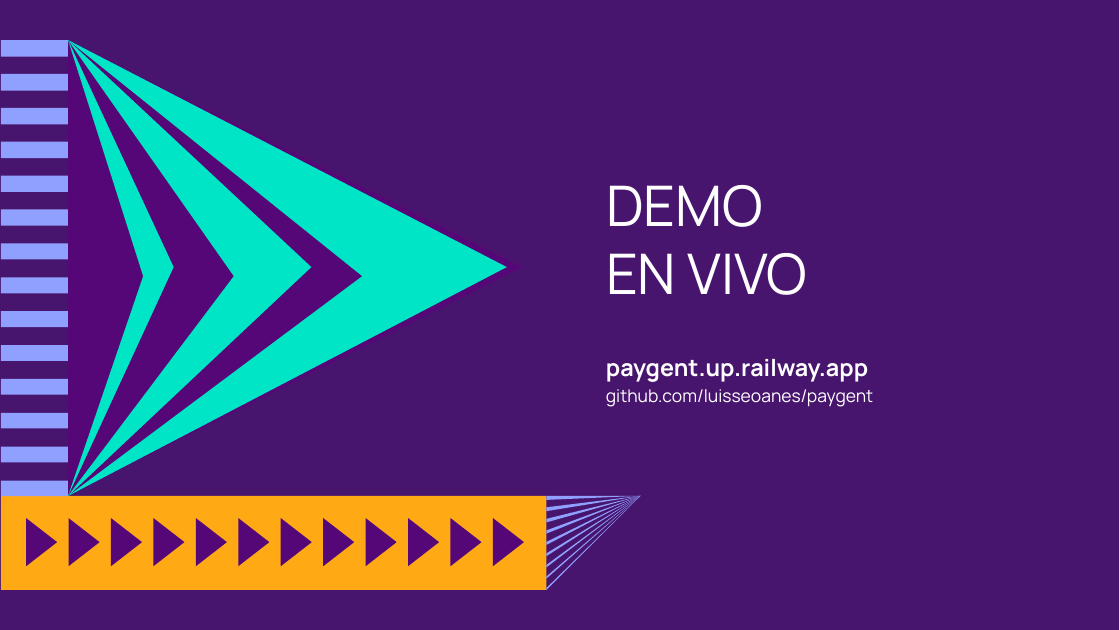
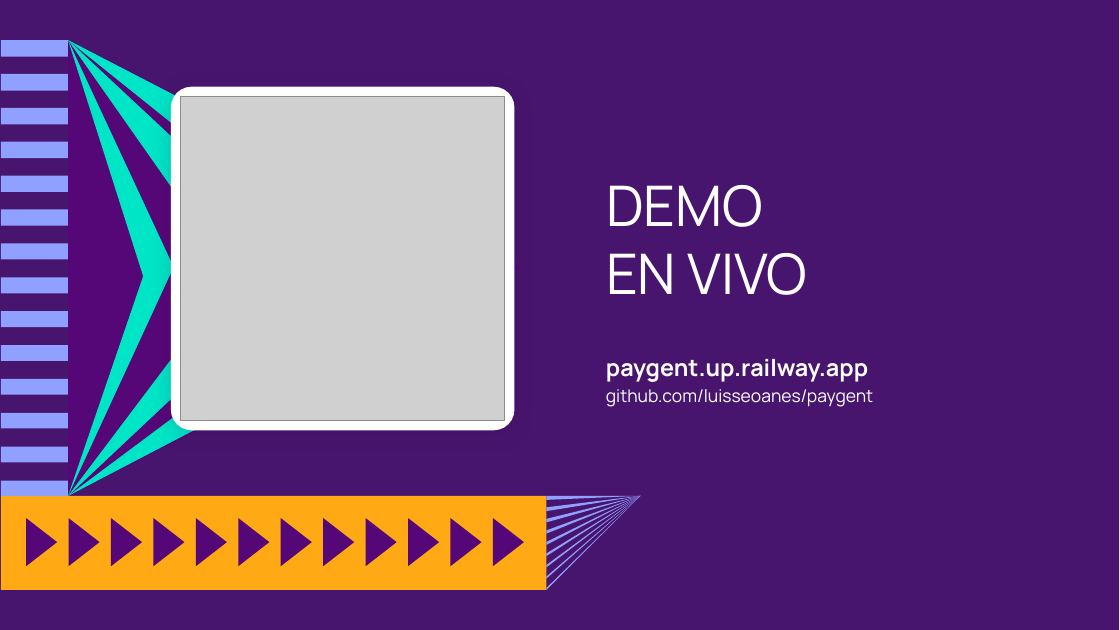
Before and after one commit to luisseoanes/paygent, a slide deck: slide 12 of entrega/diapositivas/paygent.pptx (slide 10 before the commit). Drawn at 1120x630 pixels with LibreOffice and Linux fonts; fonts in the diff are those of the drawing; grey boxes stand for pictures; background and template pictures are left out. Boxes give left, top, right and bottom in pixels: in the first picture for what was removed or moved away, otherwise in the second. Text is boxed around its words. In the diff, an @@ line names an element or a change of style, - is before the commit and + after.

```diff
--- a/entrega/diapositivas/paygent.pptx
+++ b/entrega/diapositivas/paygent.pptx
@@ rounded rectangle added at (x1=171, y1=87, x2=514, y2=430), fill #FFFFFF @@
@@ picture added at (x1=181, y1=97, x2=504, y2=420) @@
```
Also in this commit, not shown: 4 other slides changed, 2 slides added, 33 other files.
